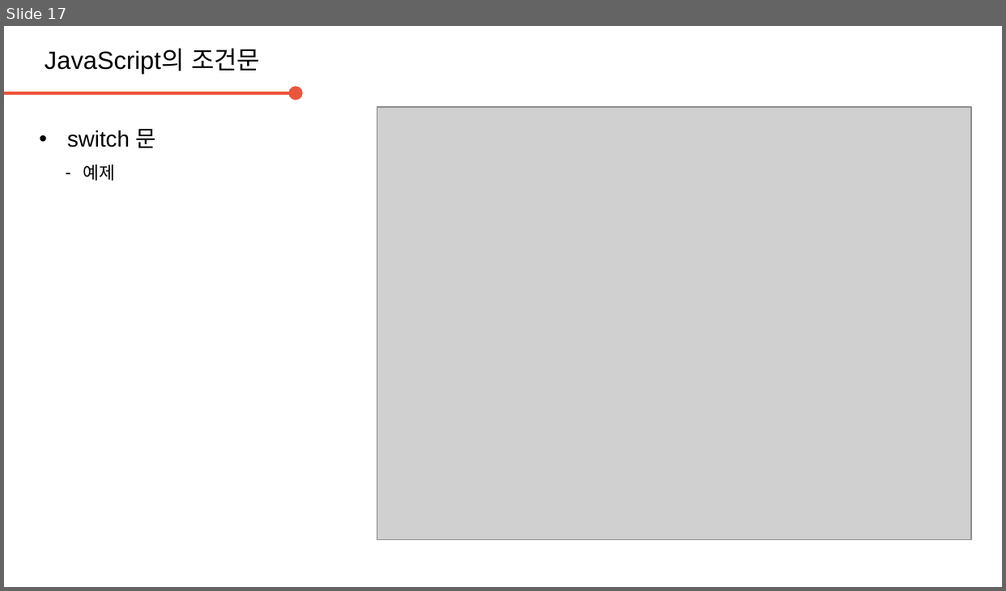
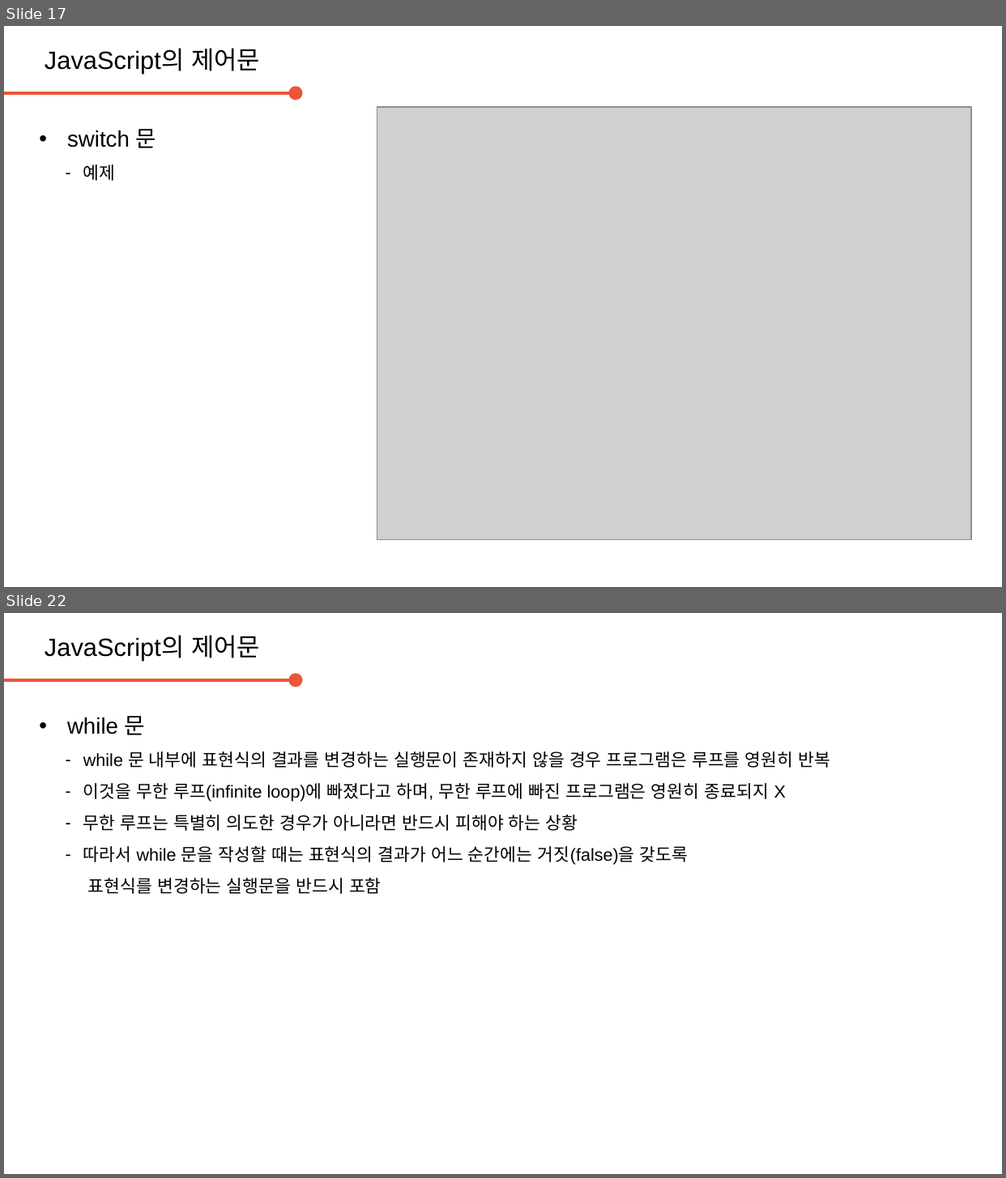
Before and after one commit to daegukdo/GCWM, a slide deck: 33/200820_JavaScript_control_flow.pptx. Shown one above the other, each under a label of ours: slide 17 before the commit, slides 17 and 22 after it; the slides between them are not shown. The pictures are 1006x591 and 1006x1178 pixels, drawn with LibreOffice and Linux fonts; fonts in the diff are those of the drawing; grey boxes stand for pictures; background and template pictures are left out. Boxes give left, top, right and bottom in pixels: in the first picture for what was removed or moved away, otherwise in the second. Text is boxed around its words. In the diff, an @@ line names an element or a change of style, - is before the commit and + after.

Commit message:
get coding with me  - edit JavaScript resource (control flow)

```diff
--- a/33/200820_JavaScript_control_flow.pptx
+++ b/33/200820_JavaScript_control_flow.pptx
@@ slide 22 added at bbox=[4, 613, 1002, 1174], background #FFFFFF @@
@@ text added at bbox=[44, 635, 260, 660], 20 pt, text #000000 @@
+JavaScript의 제어문
@@ arrow added from (4, 680) to (296, 680), #ED553B 2.25 pt @@
@@ text added at bbox=[67, 716, 830, 894], 14 pt, text #000000 @@
+• while 문
+  – while 문 내부에 표현식의 결과를 변경하는 실행문이 존재하지 않을 경우 프로그램은 루프를 영원히 반복
+  – 이것을 무한 루프(infinite loop)에 빠졌다고 하며, 무한 루프에 빠진 프로그램은 영원히 종료되지 X
+  – 무한 루프는 특별히 의도한 경우가 아니라면 반드시 피해야 하는 상황
+  – 따라서 while 문을 작성할 때는 표현식의 결과가 어느 순간에는 거짓(false)을 갖도록
+    표현식를 변경하는 실행문을 반드시 포함
@@ slide 17 changed as well @@
@@ text at bbox=[44, 48, 260, 73]: text changed @@
-JavaScript의 조건문
+JavaScript의 제어문
```
Also in this commit, not shown: 16 other slides changed, 15 other slides added, 1 other file.
